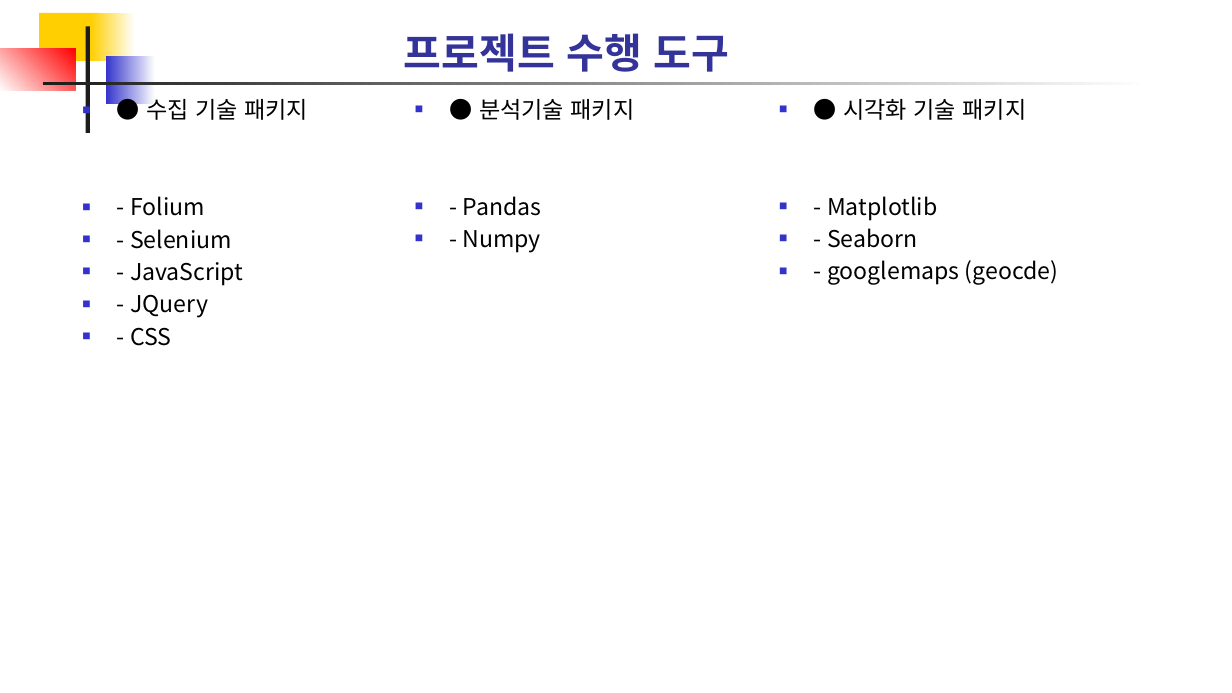
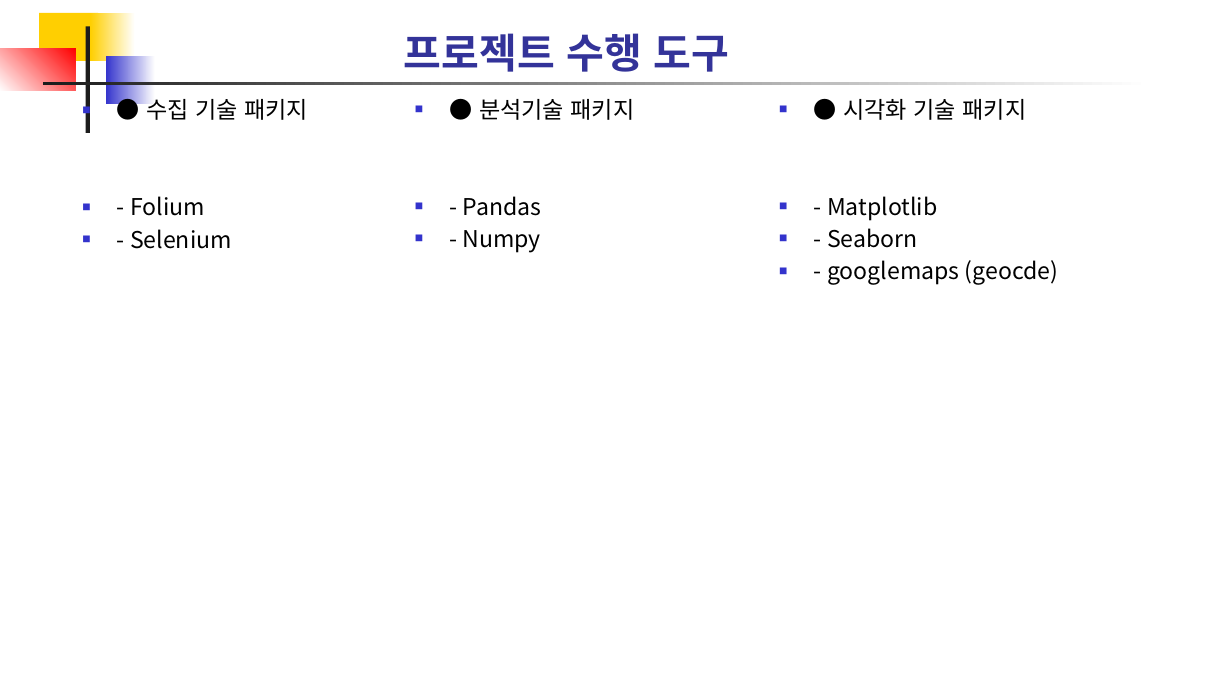
Before and after one commit to laits1/TIL, a slide deck: slide 7 of project/1)data분석 프로젝트/발표 문서자료/프로젝트 주제 발표(8팀_부데찌개팀).pptx (slide 6 before the commit). Drawn at 1232x693 pixels with LibreOffice and Linux fonts; fonts in the diff are those of the drawing. Boxes give left, top, right and bottom in pixels: in the first picture for what was removed or moved away, otherwise in the second. Text is boxed around its words. In the diff, an @@ line names an element or a change of style, - is before the commit and + after.

```diff
--- a/project/1)data분석 프로젝트/발표 문서자료/프로젝트 주제 발표(8팀_부데찌개팀).pptx
+++ b/project/1)data분석 프로젝트/발표 문서자료/프로젝트 주제 발표(8팀_부데찌개팀).pptx
@@ text at (130, 262, 243, 346): paragraphs removed @@
-■ - JavaScript
-■ - JQuery
-■ - CSS
```
Also in this commit, not shown: 1 slide added, 1 other file.
